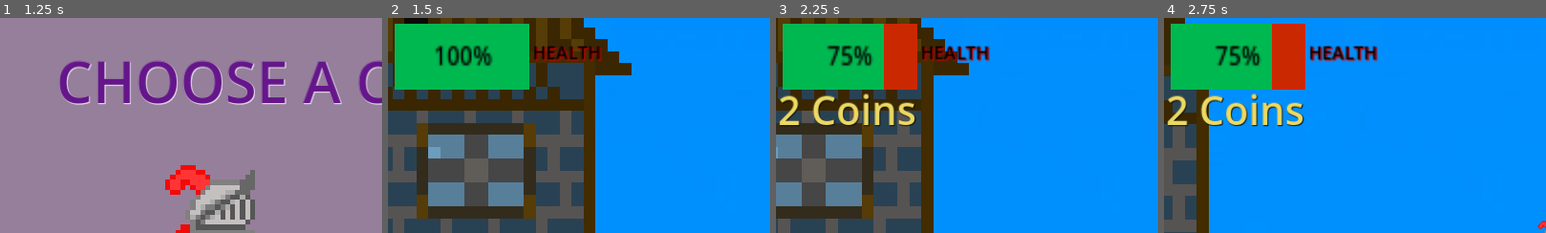
Above: before the commit, frames 1-4 (left to right).
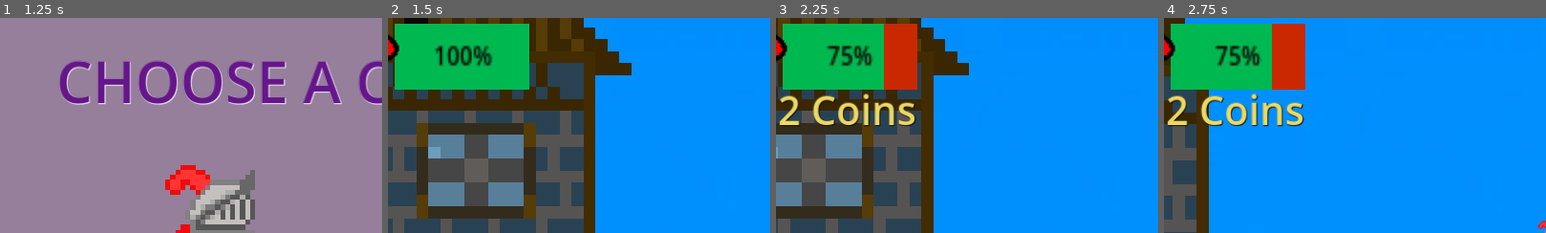
Above: after the commit, the same moments.

Repository: NotCritKai/TCITC
Game: Godot game, scene res://scenes/Main_Menu.tscn
The game is run twice, just before and just after one commit, with the same random seed, the same clock (stepped at 60 frames per second) and the same inputs.
Inputs (mouse positions are % of the whole screen's width and height, from its top left):
- Up to frame 1 (1.25 s): click (50, 95) at 0.5 s
- Up to frame 2 (1.5 s): click (30, 56) at 1.25 s
- Up to frame 3 (2.25 s): move the mouse to (72, 45) at 2.02 s; hold D (move_right) from 2.03 s (still down); hold Mouse wheel up (zoom_in) from 2.03 s (still down)
- Up to frame 4 (2.75 s): keep holding D (move_right); keep holding Mouse wheel up (zoom_in); tap W (jump) at 2.27 s
The pictures show only the part of the screen within x 0-50%, y 0-50%; the shares and areas given below are measured in that part.

Frame 1 is identical in both runs. In frame 2, 1.1% of the frame differs, in the area x 0-56%, y 7-20%; in frame 3, 1.2%; in frame 4, 1.4%, in the area x 0-56%, y 7-21%.

Commit message:
HeartIcon HealthBar

Diff:
--- a/scenes/KnightPlayer.tscn
+++ b/scenes/KnightPlayer.tscn
@@ -1,10 +1,11 @@
-[gd_scene load_steps=38 format=3 uid="uid://t25invibtx27"]
+[gd_scene load_steps=40 format=3 uid="uid://t25invibtx27"]
 
 [ext_resource type="Texture2D" uid="uid://cubxiovs5kdu" path="res://assets/Sprites/Knight with No Weapon.png" id="1_ajwlp"]
 [ext_resource type="Script" path="res://scripts/player.gd" id="1_uyc6u"]
 [ext_resource type="Texture2D" uid="uid://c2aqabyf1226v" path="res://assets/Sprites/Characters/Knight_Tilesets.png" id="2_anv8h"]
 [ext_resource type="Texture2D" uid="uid://by02hs70fdw5" path="res://assets/Sprites/Characters/Knight Holding Sword (1).png" id="3_n3r23"]
 [ext_resource type="Texture2D" uid="uid://dvxlpxla6pgdk" path="res://assets/Sprites/Characters/Walking with Weapon.png" id="4_kheiu"]
+[ext_resource type="Texture2D" uid="uid://c01r1jqd6ljra" path="res://assets/Sprites/Piskel HeartIcon.png" id="6_50oy4"]
 
 [sub_resource type="AtlasTexture" id="AtlasTexture_8jvod"]
 atlas = ExtResource("2_anv8h")
@@ -239,6 +240,9 @@
 
 [sub_resource type="StyleBoxFlat" id="StyleBoxFlat_4afuj"]
 bg_color = Color(0, 0.721569, 0.313726, 1)
+
+[sub_resource type="StyleBoxTexture" id="StyleBoxTexture_c8y7g"]
+texture = ExtResource("6_50oy4")
 
 [node name="Player" type="CharacterBody2D" groups=["player"]]
 z_index = 10
@@ -286,11 +290,11 @@
 texture = ExtResource("1_ajwlp")
 
 [node name="Label" type="Label" parent="CanvasLayer"]
-offset_left = 218.0
-offset_top = 33.0
-offset_right = 280.0
-offset_bottom = 56.0
+offset_left = -86.0
+offset_top = 7.0
+offset_right = -12.0
+offset_bottom = 67.0
 scale = Vector2(1.67228, 1.67228)
 theme_override_colors/font_color = Color(0, 0, 0, 1)
 theme_override_colors/font_shadow_color = Color(0.796078, 0, 0, 1)
-text = "HEALTH"
+theme_override_styles/normal = SubResource("StyleBoxTexture_c8y7g")
Binary file added: assets/Sprites/Piskel HeartIcon.png
Not shown, added: assets/Sprites/Piskel HeartIcon.png.import
Not shown, changed: .DS_Store
Not shown, changed: assets/.DS_Store
